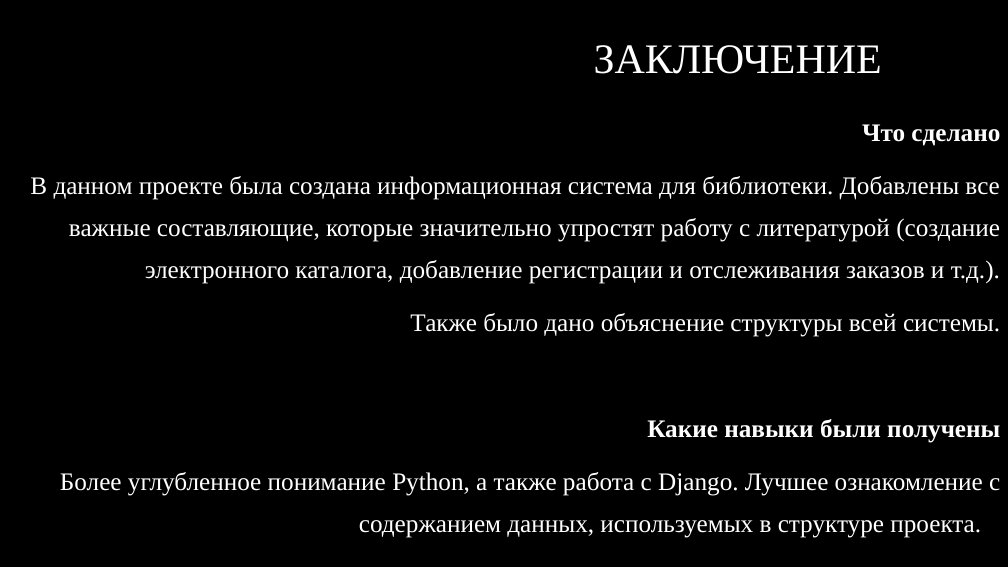
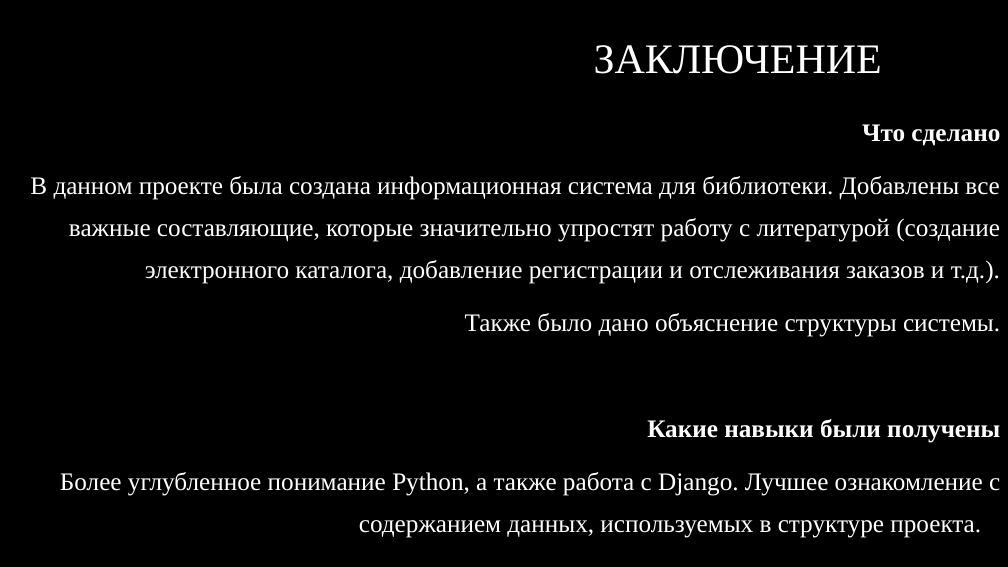
Before and after one commit to n1lhsss/YP04, a slide deck: slide 13 of Презентация Microsoft PowerPoint.pptx (slide 9 before the commit). Drawn at 1008x567 pixels with LibreOffice and Linux fonts; fonts in the diff are those of the drawing; background and template pictures are left out. Boxes give left, top, right and bottom in pixels: in the first picture for what was removed or moved away, otherwise in the second. Text is boxed around its words. In the diff, an @@ line names an element or a change of style, - is before the commit and + after.

```diff
--- a/Презентация Microsoft PowerPoint.pptx
+++ b/Презентация Microsoft PowerPoint.pptx
@@ text at box(465, 313, 1000, 337): text changed @@
-Также было дано объяснение структуры всей системы.
+Также было дано объяснение структуры системы.
```
Also in this commit, not shown: 7 other slides changed, 4 slides added, 2 other files.
